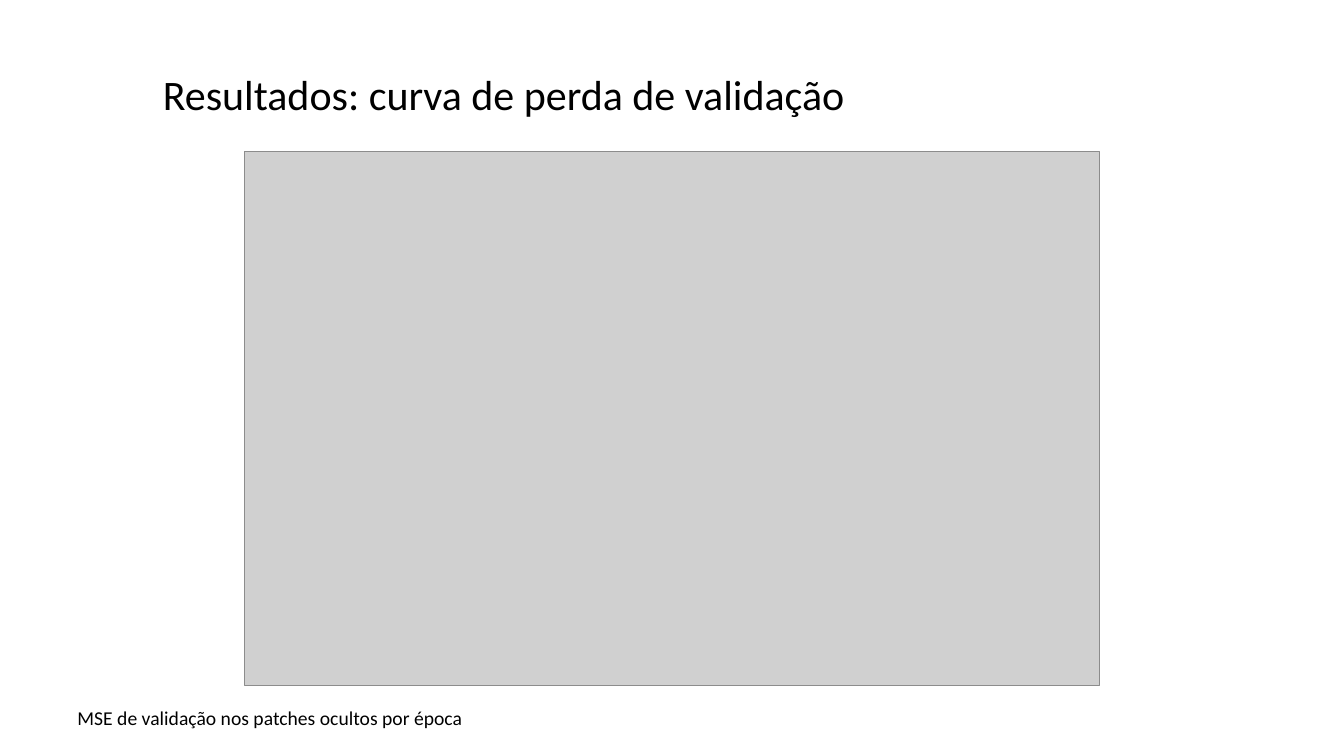
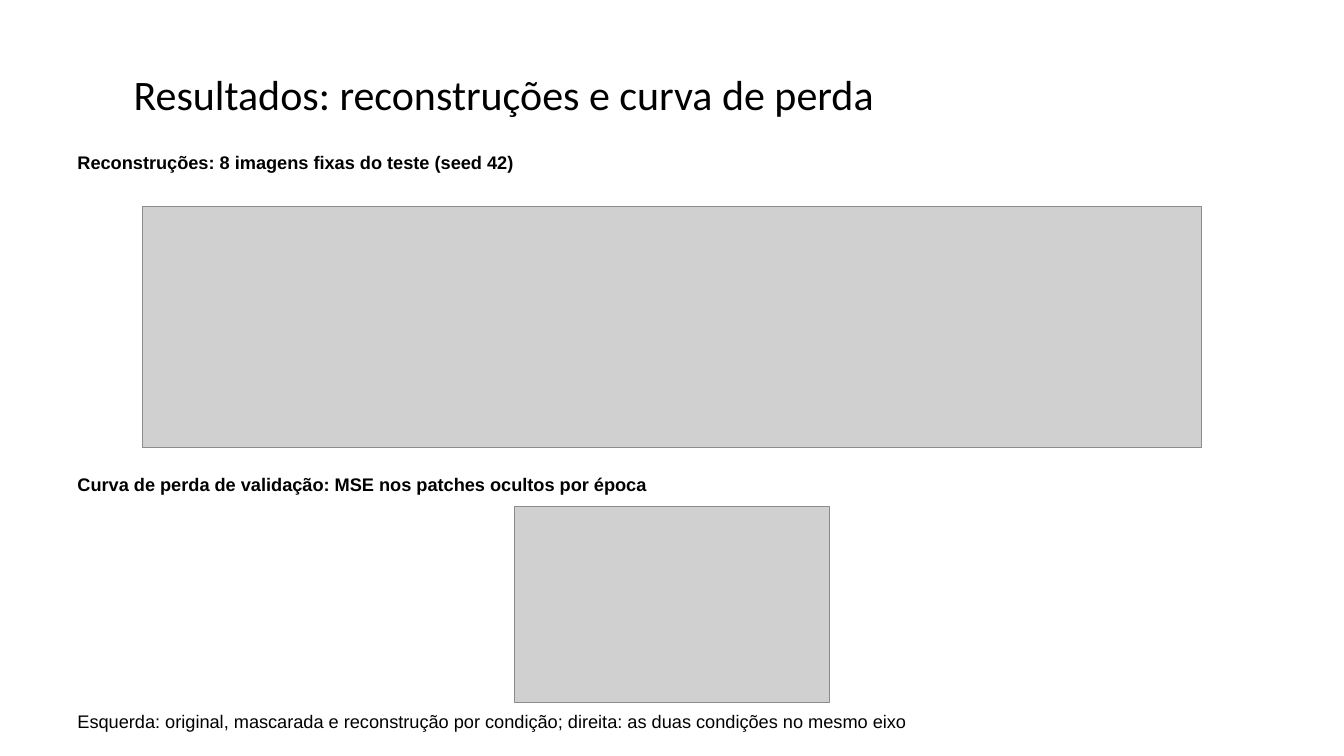
Before and after one commit to frederico-mello/seminario-masked-modeling, a slide deck: slide 10 of slides/seminario_masked_modeling.pptx. Drawn at 1344x756 pixels with LibreOffice and Linux fonts; fonts in the diff are those of the drawing; grey boxes stand for pictures. Boxes give left, top, right and bottom in pixels: in the first picture for what was removed or moved away, otherwise in the second. Text is boxed around its words. In the diff, an @@ line names an element or a change of style, - is before the commit and + after.

Commit message:
feat(completar-entrega-seminario): slides didáticos completos e pacote entregue com testes de cobertura (#3)

```diff
--- a/slides/seminario_masked_modeling.pptx
+++ b/slides/seminario_masked_modeling.pptx
@@ title at (x1=134, y1=81, x2=873, y2=117): text changed @@
-Resultados: curva de perda de validação
+Resultados: reconstruções e curva de perda
@@ text added at (x1=77, y1=155, x2=513, y2=173), 13 pt, text #000000, bold @@
+Reconstruções: 8 imagens fixas do teste (seed 42)
@@ picture added at (x1=143, y1=207, x2=1202, y2=448) @@
@@ text at (x1=77, y1=477, x2=646, y2=495): text changed; size 14 to 13 pt; font Calibri to Arial; bold on @@
-MSE de validação nos patches ocultos por época
+Curva de perda de validação: MSE nos patches ocultos por época
@@ picture resized from (x1=245, y1=151, x2=1100, y2=686) to (x1=515, y1=506, x2=830, y2=703) @@
@@ text added at (x1=77, y1=714, x2=906, y2=732), 13 pt, text #000000 @@
+Esquerda: original, mascarada e reconstrução por condição; direita: as duas condições no mesmo eixo
```
Also in this commit, not shown: 5 other slides changed, 4 slides added, 4 slides removed, 13 other files.
